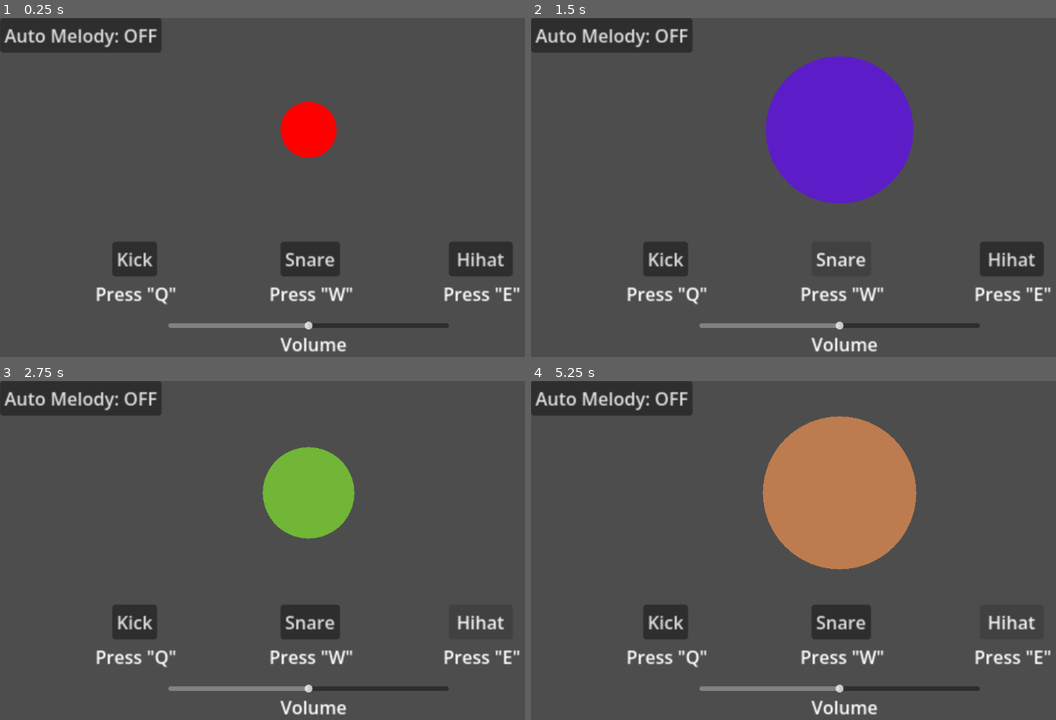
Above: before the commit, frames 1-4 (two rows, left to right).
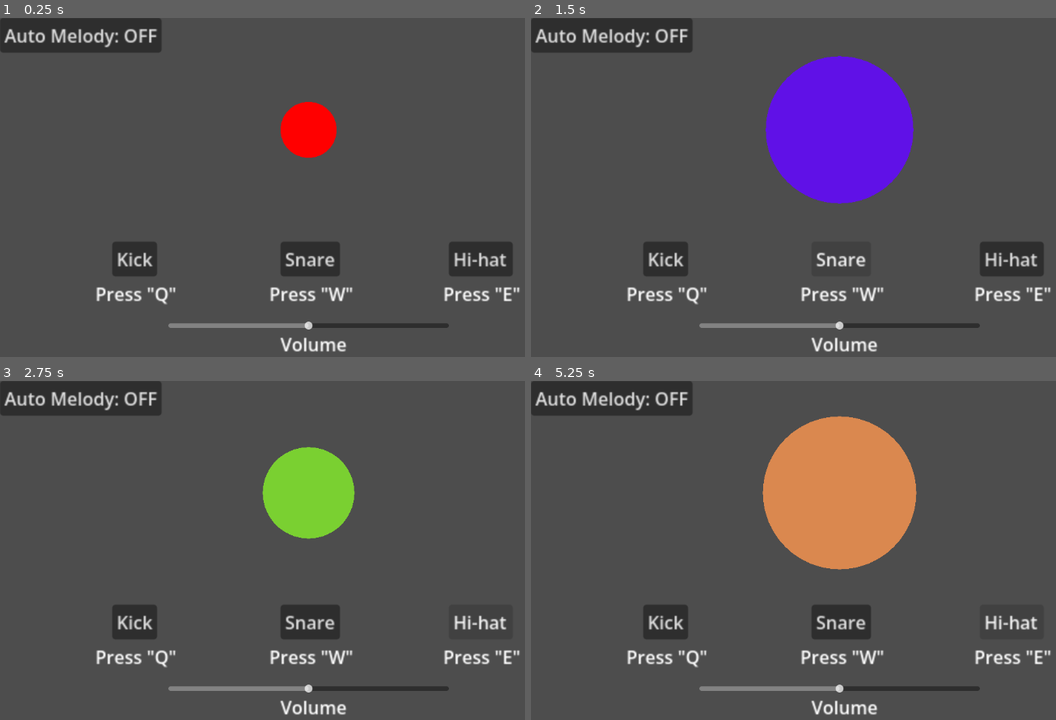
Above: after the commit, the same moments.

Repository: viidsn/CreativeCoding_Project
Game: Godot game, scene res://main.tscn
Two runs of this game, one before a commit and one after it. Both use one fixed random seed, a clock stepped at 60 frames per second and the inputs below.
Inputs:
- Up to frame 1 (0.25 s): no input
- Up to frame 2 (1.5 s): click "Kick" at 0.5 s; click "Snare" at 1.25 s
- Up to frame 3 (2.75 s): click "Hihat" (after the commit: "Hi-hat") at 2 s
- Up to frame 4 (5.25 s): tap Q at 2.75, 2.85, 3.5, 3.8, 4.25, 4.35, 5 s; hold W 2.78-3.53 s; tap E at 3.05, 3.6, 4.55, 5.1 s; hold W from 4.28 s (still down)

The runs differ from the first frame. In frame 1, 0.3% of the frame differs, in the area x 86-97%, y 69-74%; in frame 2, 9.9%; in frame 3, 4.0%; in frame 4, 11%, in the area x 44-97%, y 10-74%.

Commit message:
minor fixes, created README file with clear instructions and overview of the project
created youtube video and added it to the README.md

Diff:
--- a/main.gd
+++ b/main.gd
@@ -44,7 +44,7 @@
 	player.volume_db = linear_to_db(slider.value * base_volume)
 	player.play()
 	radius = 50 + slider.value * 200
-	circle_colour = Color(randf(), randf(), randf(), 0.8)
+	circle_colour = Color(randf(), randf(), randf())
 
 func _on_button1_pressed():
 	play_sound(audio1, vol1)
--- a/main.tscn
+++ b/main.tscn
@@ -48,7 +48,7 @@
 offset_right = 857.0
 offset_bottom = 431.0
 scale = Vector2(2, 2)
-text = "Hihat"
+text = "Hi-hat"
 
 [node name="HSlider" type="HSlider" parent="." unique_id=625608871]
 layout_mode = 0
Not shown, changed: .DS_Store
Not shown, changed: README.md
